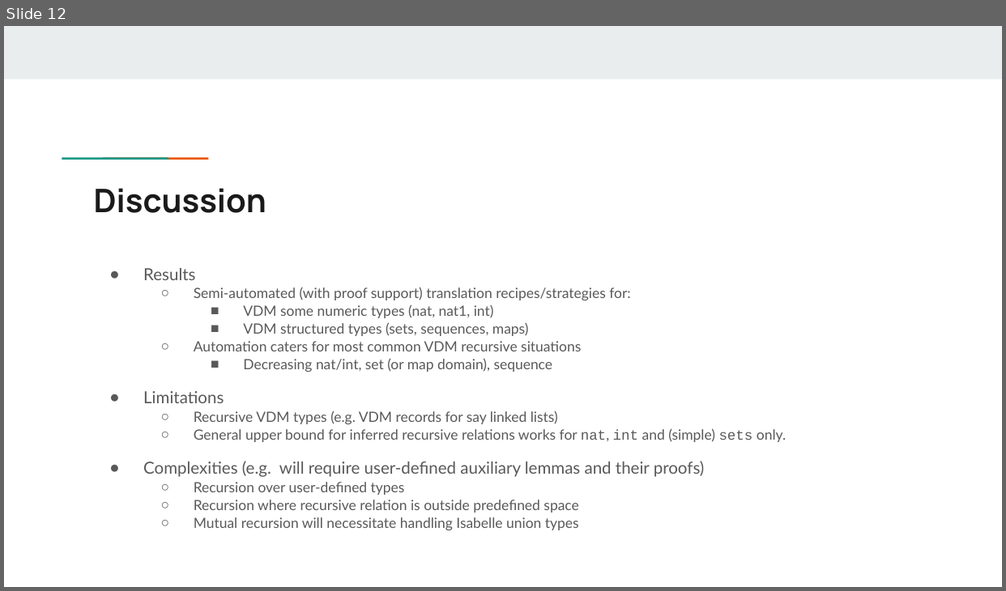
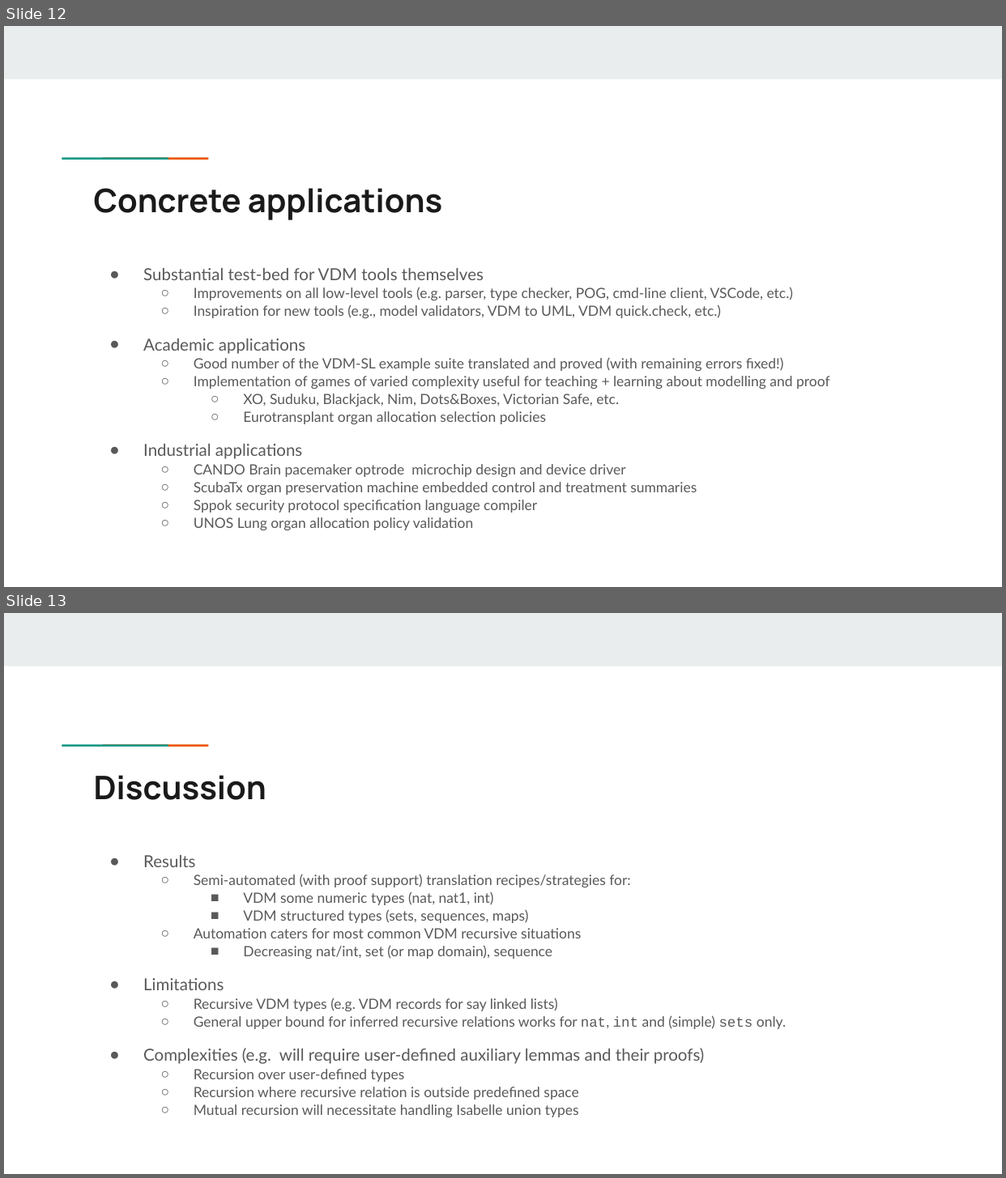
Before and after one commit to leouk/VDM_Toolkit, a slide deck: plugins/vdm2isa/pub/recursion/talk/VDM recursion in Isabelle_HOL (Overture 2023).pptx. Shown one above the other, each under a label of ours: slide 12 before the commit, slides 12 and 13 after it. The pictures are 1006x591 and 1006x1178 pixels, drawn with LibreOffice and Linux fonts; fonts in the diff are those of the drawing. Boxes give left, top, right and bottom in pixels: in the first picture for what was removed or moved away, otherwise in the second. Text is boxed around its words. In the diff, an @@ line names an element or a change of style, - is before the commit and + after.

Commit message:
amber presentation

```diff
--- a/plugins/vdm2isa/pub/recursion/talk/VDM recursion in Isabelle_HOL (Overture 2023).pptx
+++ b/plugins/vdm2isa/pub/recursion/talk/VDM recursion in Isabelle_HOL (Overture 2023).pptx
@@ slide 12 added at (x1=4, y1=26, x2=1002, y2=587), background #FFFFFF; not listed: 3 template elements that a slide beside it also shows @@
@@ title added at (x1=94, y1=188, x2=443, y2=220), 23.4 pt, text #1A1A1A, bold @@
+Concrete applications
@@ text added at (x1=143, y1=268, x2=830, y2=531), 10.2 pt, text #595959 @@
+● Substantial test-bed for VDM tools themselves
+  ○ Improvements on all low-level tools (e.g. parser, type checker, POG, cmd-line client, VSCode, etc.)
+  ○ Inspiration for new tools (e.g., model validators, VDM to UML, VDM quick.check, etc.)
+● Academic applications
+  ○ Good number of the VDM-SL example suite translated and proved (with remaining errors fixed!)
+  ○ Implementation of games of varied complexity useful for teaching + learning about modelling and proof
+    ○ XO, Suduku, Blackjack, Nim, Dots&Boxes, Victorian Safe, etc.
+    ○ Eurotransplant organ allocation selection policies
+● Industrial applications
+  ○ CANDO Brain pacemaker optrode microchip design and device driver
+  ○ ScubaTx organ preservation machine embedded control and treatment summaries
+  ○ Sppok security protocol specification language compiler
+  ○ UNOS Lung organ allocation policy validation
@@ what was slide 12 is now slide 13 @@
```
